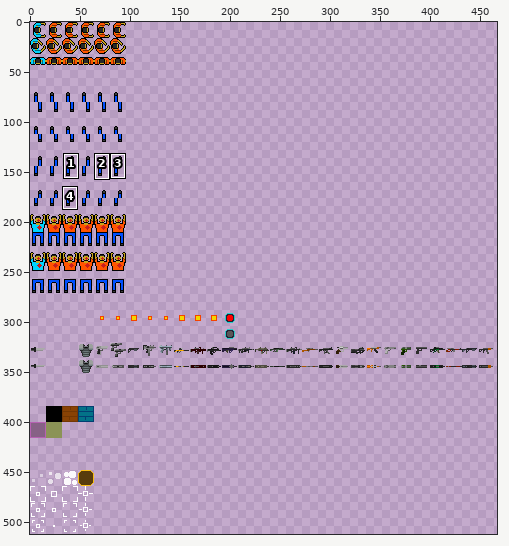
Sprite sheet, stored at src/assets/imgs/bank.png. The first picture is a wide view before the edit; the outline marks the close-up.
Close-up. As it was:
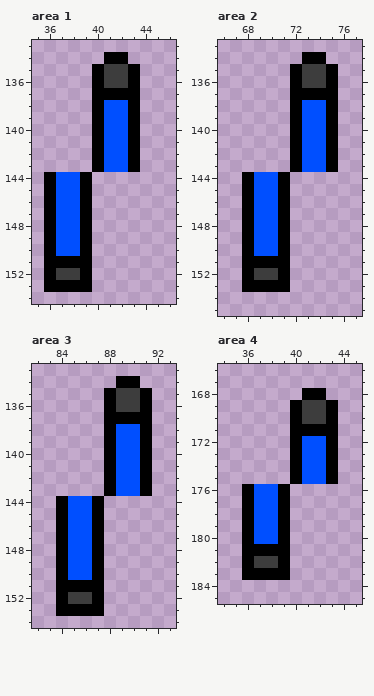
The file is 512x512 pixels. Colours within 5 levels of each other are drawn and written as one. Shown: area 1: x 35..46, y 133..154; area 2: x 66..77, y 133..155; area 3: x 82..93, y 133..154; area 4: x 34..45, y 166..185. The wide view leaves out empty margins. The commit also changed other parts of the picture, which this record leaves out.
And afterwards:
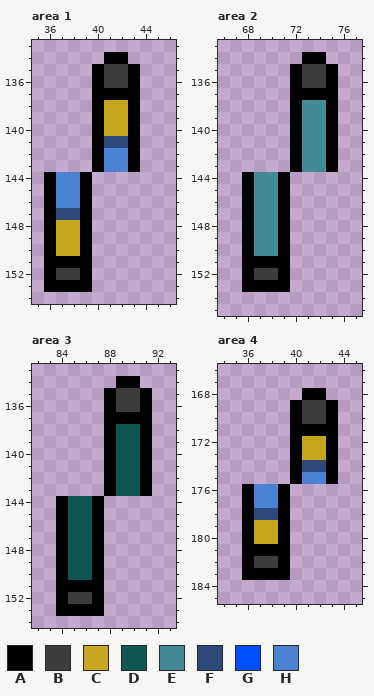
Palette (. is transparent): A #000000  B #3d3d3d  C #c8a51f  D #105650  E #428b96  F #2b4a7a  G #004fff  H #4c82d4
From old to new:
{"where": "area 1"}
{"y":138,"x":41,"old":"GG","new":"CC"}
{"y":139,"x":41,"old":"GG","new":"CC"}
{"y":140,"x":41,"old":"GG","new":"CC"}
{"y":141,"x":41,"old":"GG","new":"FF"}
{"y":142,"x":41,"old":"GG","new":"HH"}
{"y":143,"x":41,"old":"GG","new":"HH"}
{"y":144,"x":37,"old":"GG","new":"HH"}
{"y":145,"x":37,"old":"GG","new":"HH"}
{"y":146,"x":37,"old":"GG","new":"HH"}
{"y":147,"x":37,"old":"GG","new":"FF"}
{"y":148,"x":37,"old":"GG","new":"CC"}
{"y":149,"x":37,"old":"GG","new":"CC"}
{"y":150,"x":37,"old":"GG","new":"CC"}
{"where": "area 2"}
{"y":138,"x":73,"old":"GG","new":"EE"}
{"y":139,"x":73,"old":"GG","new":"EE"}
{"y":140,"x":73,"old":"GG","new":"EE"}
{"y":141,"x":73,"old":"GG","new":"EE"}
{"y":142,"x":73,"old":"GG","new":"EE"}
{"y":143,"x":73,"old":"GG","new":"EE"}
{"y":144,"x":69,"old":"GG","new":"EE"}
{"y":145,"x":69,"old":"GG","new":"EE"}
{"y":146,"x":69,"old":"GG","new":"EE"}
{"y":147,"x":69,"old":"GG","new":"EE"}
{"y":148,"x":69,"old":"GG","new":"EE"}
{"y":149,"x":69,"old":"GG","new":"EE"}
{"y":150,"x":69,"old":"GG","new":"EE"}
{"where": "area 3"}
{"y":138,"x":89,"old":"GG","new":"DD"}
{"y":139,"x":89,"old":"GG","new":"DD"}
{"y":140,"x":89,"old":"GG","new":"DD"}
{"y":141,"x":89,"old":"GG","new":"DD"}
{"y":142,"x":89,"old":"GG","new":"DD"}
{"y":143,"x":89,"old":"GG","new":"DD"}
{"y":144,"x":85,"old":"GG","new":"DD"}
{"y":145,"x":85,"old":"GG","new":"DD"}
{"y":146,"x":85,"old":"GG","new":"DD"}
{"y":147,"x":85,"old":"GG","new":"DD"}
{"y":148,"x":85,"old":"GG","new":"DD"}
{"y":149,"x":85,"old":"GG","new":"DD"}
{"y":150,"x":85,"old":"GG","new":"DD"}
{"where": "area 4"}
{"y":172,"x":41,"old":"GG","new":"CC"}
{"y":173,"x":41,"old":"GG","new":"CC"}
{"y":174,"x":41,"old":"GG","new":"FF"}
{"y":175,"x":41,"old":"GG","new":"HH"}
{"y":176,"x":37,"old":"GG","new":"HH"}
{"y":177,"x":37,"old":"GG","new":"HH"}
{"y":178,"x":37,"old":"GG","new":"FF"}
{"y":179,"x":37,"old":"GG","new":"CC"}
{"y":180,"x":37,"old":"GG","new":"CC"}
{"label":"changed","picture_box":[56,100,128,256]}
{"label":"changed","picture_box":[254,100,326,256]}
{"label":"changed","picture_box":[68,424,140,580]}
{"label":"changed","picture_box":[254,436,326,544]}
